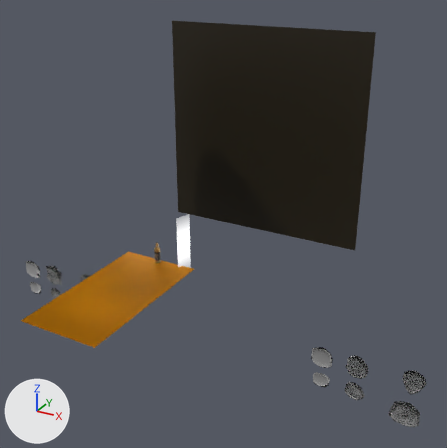
What one commit did to the Blender file garrafa-cerveja.blend.
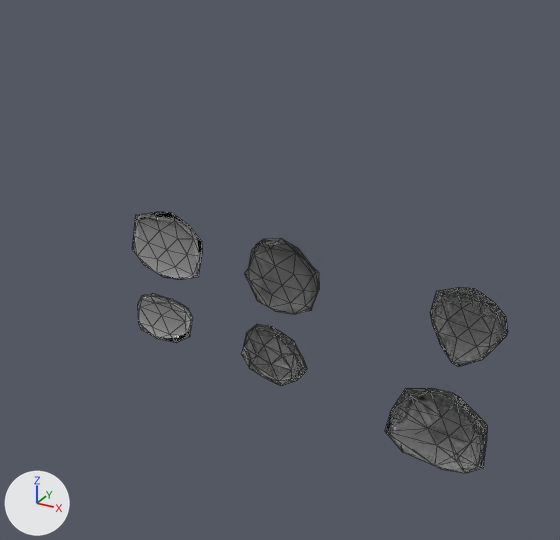
The first picture shows the older version from a camera (50 mm lens) standing at (4.31, -6.03, 3.63) and looking at (0.55, 0.8, 0.22). The close-ups show the older and then the newer version on the part from 61% to 99% of the width and 63% to 100% of the height of that picture. Only the edits that show in the close-ups are written down. Every picture has the same lights, and +X, +Y and +Z are marked at lower left. The close-ups show mesh edges as thin lines.

Names of what the first close-up shows: 'gota.m1.006', 'gota.m1.007', 'gota.m1.008', 'gota.m1.009', 'gota.m1.010', 'gota.m1.011'.
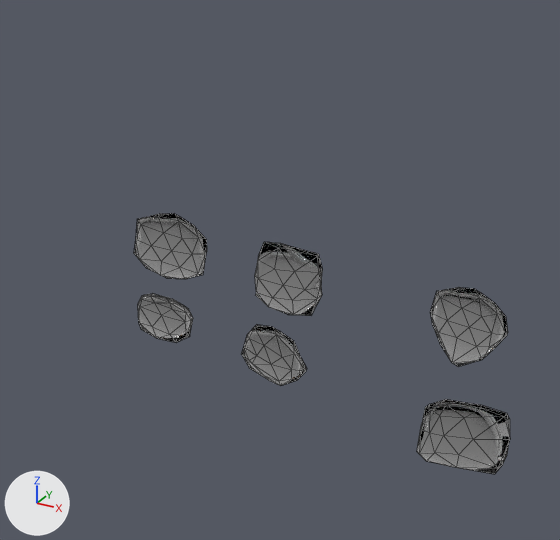
Where the newer file only moved an object's origin or applied its transform, the numbers keep the older frame.

Diff of the bpy script that builds the scene:
```diff
--- a/garrafa-cerveja.blend.py
+++ b/garrafa-cerveja.blend.py
@@ me_icosphere_008 @@
 # used by ob_gota_m1_008; location = (2.638, 0.641, -1.333); scale = (0.144, 0.144, 0.144)
-me_icosphere_008.from_pydata(...)  # 84 vertices, 160 faces; spans x -1.16..0.95, y -0.23..0.23, z -1.1..1.34
+me_icosphere_008.from_pydata(...)  # 56 vertices, 76 faces, 6 loose edges; spans x -1.05..0.82, y -0.23..0.23, z -1.1..1.16
+# me_icosphere_008 part 1
+# 48 vertices are removed from x -1.16..0.95, y -0.23..0.23, z -1.1..1.34
+# 121 faces are deleted
+# 11 vertices move from x -1.16..0.9, y -0.18..0.18, z -0.94..0.85 to x -1.05..0.8, y -0.19..0.17, z -0.94..1.08
+# 20 vertices are added at x -0.98..0.82, y -0.19..0.17, z -0.94..1.16
+# 6 loose edges are added
+# 37 new faces join them
 me_icosphere_008.materials.append(mat_gotas)
@@ me_icosphere_009 @@
 # used by ob_gota_m1_009; location = (2.626, 0.641, -1.728); scale = (0.144, 0.144, 0.144)
-me_icosphere_009.from_pydata(...)  # 84 vertices, 160 faces; spans x -0.93..0.95, y -0.23..0.23, z -0.76..1.1
+me_icosphere_009.from_pydata(...)  # 55 vertices, 80 faces, 4 loose edges; spans x -0.93..0.95, y -0.23..0.23, z -0.76..1.1
+# me_icosphere_009 part 2
+# 29 vertices are removed from x -0.88..0.95, y -0.23..0.23, z -0.61..1.1
+# 83 faces are deleted
+# 4 loose edges are added
+# 3 new faces join them
 me_icosphere_009.materials.append(mat_gotas)
@@ me_icosphere_010 @@
 # used by ob_gota_m1_010; location = (3.35, 0.641, -1.796); scale = (0.144, 0.144, 0.144)
-me_icosphere_010.from_pydata(...)  # 84 vertices, 160 faces; spans x -1.71..0.99, y -0.23..0.23, z -1.36..1.28
+me_icosphere_010.from_pydata(...)  # 55 vertices, 80 faces, 3 loose edges; spans x -1.59..0.81, y -0.23..0.23, z -1.2..1.03
+# me_icosphere_010 part 3
+# 82 vertices are removed from x -1.71..0.99, y -0.23..0.23, z -1.36..1.28
+# 160 faces are deleted
+# 53 vertices are added at x -1.59..0.81, y -0.23..0.23, z -1.2..1.03
+# 3 loose edges are added
+# 80 new faces join them
 me_icosphere_010.materials.append(mat_gotas)
@@ me_icosphere_011 @@
 # used by ob_gota_m1_011; location = (3.364, 0.641, -1.27); scale = (0.144, 0.144, 0.144)
-me_icosphere_011.from_pydata(...)  # 84 vertices, 160 faces; spans x -1.06..0.95, y -0.23..0.23, z -1.5..1.11
+me_icosphere_011.from_pydata(...)  # 48 vertices, 80 faces, 1 loose edge; spans x -1.06..0.95, y -0.19..0.23, z -1.5..1.11
+# me_icosphere_011 part 4
+# 36 vertices are removed from x -1.06..0.95, y -0.23..0.23, z -1.5..1.11
+# 80 faces are deleted
+# 1 vertex moves from x 0.0, y -0.23, z 0.0 to x 0.0, y -0.18, z 0.0
+# 1 loose edge is added
 me_icosphere_011.materials.append(mat_gotas)
@@ ob_gota_m1_008 @@
 ob_gota_m1_008.location = (2.638, 0.641, -1.333)
+ob_gota_m1_008.rotation_euler = (0.0, 0.0, 3.248)  # degrees (0, 0, 186)
 ob_gota_m1_008.scale = (0.144, 0.144, 0.144)
@@ ob_gota_m1_010 @@
 ob_gota_m1_010.location = (3.35, 0.641, -1.796)
+ob_gota_m1_010.rotation_euler = (0.0, 0.0, -2.854)  # degrees (0, 0, -164)
 ob_gota_m1_010.scale = (0.144, 0.144, 0.144)
```

Location of each change, [x1, y1, x2, y2] in pixels of the close-ups (560 x 540 px):
'gota.m1.010', reshaped, turned: before [385, 388, 487, 473]; after [417, 399, 510, 474]
'gota.m1.008', reshaped, turned: before [244, 238, 319, 314]; after [255, 242, 323, 316]
part 2 of me_icosphere_009, cut back: before [244, 324, 307, 386]
part 4 of me_icosphere_011, cut back: before [430, 287, 508, 366]
